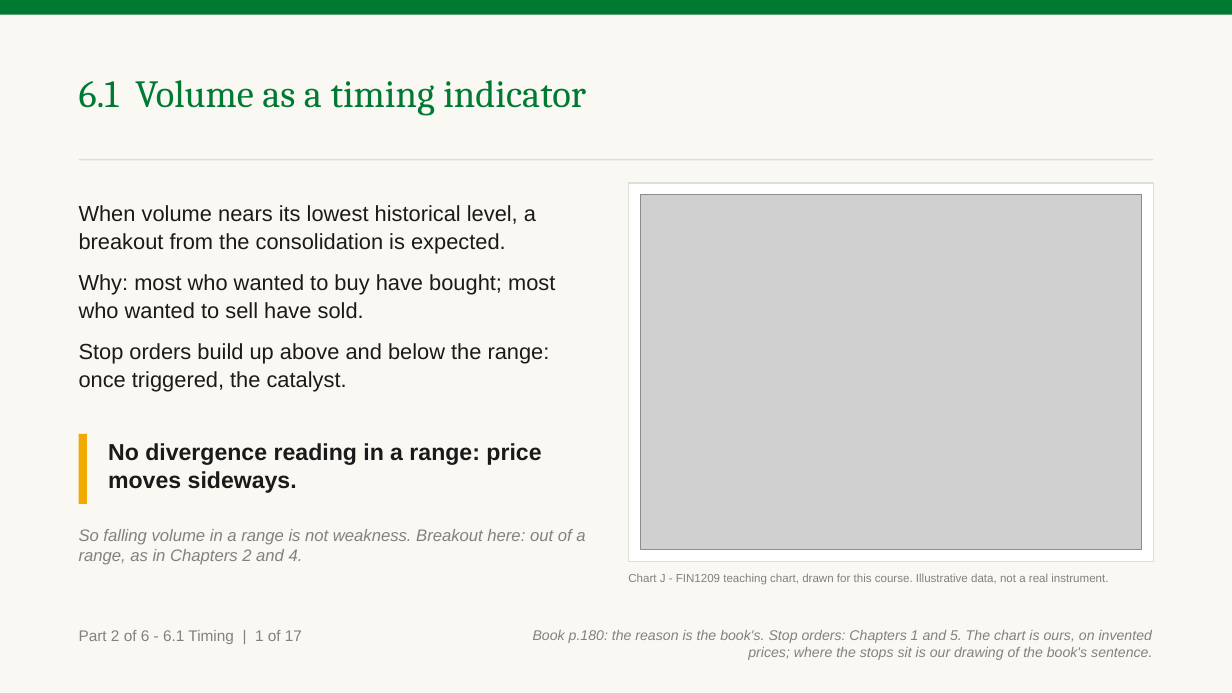
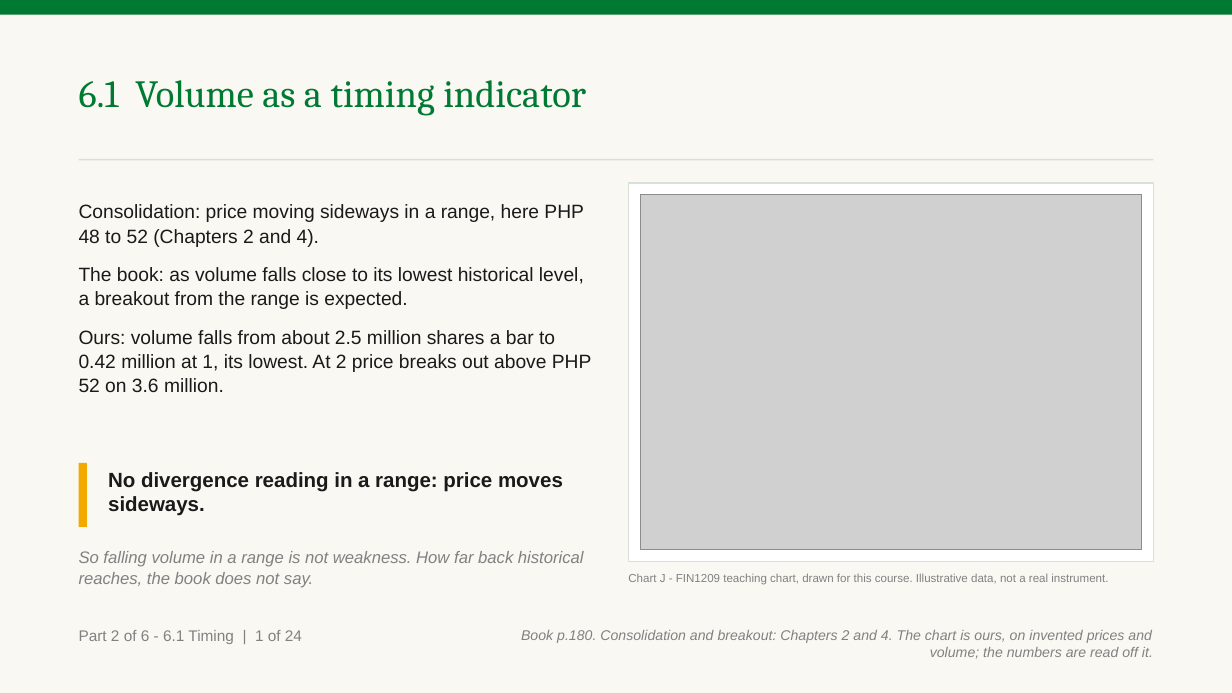
Before and after one commit to benjiesotelo-sudo/Telos_FIN1209, a slide deck: slide 35 of chapter-06/FIN1209-Chapter-06.pptx. Drawn at 1232x693 pixels with LibreOffice and Linux fonts; fonts in the diff are those of the drawing; grey boxes stand for pictures. Boxes give left, top, right and bottom in pixels: in the first picture for what was removed or moved away, otherwise in the second. Text is boxed around its words. In the diff, an @@ line names an element or a change of style, - is before the commit and + after.

```diff
--- a/chapter-06/FIN1209-Chapter-06.pptx
+++ b/chapter-06/FIN1209-Chapter-06.pptx
@@ text at [79,204,592,392]: text changed; size 17 to 15 pt @@
-When volume nears its lowest historical level, a breakout from the consolidation is expected.
-Why: most who wanted to buy have bought; most who wanted to sell have sold.
-Stop orders build up above and below the range: once triggered, the catalyst.
+Consolidation: price moving sideways in a range, here PHP 48 to 52 (Chapters 2 and 4).
+The book: as volume falls close to its lowest historical level, a breakout from the range is expected.
+Ours: volume falls from about 2.5 million shares a bar to 0.42 million at 1, its lowest. At 2 price breaks out above PHP 52 on 3.6 million.
@@ rectangle: place and size @@
-rectangle at [79,434,87,505]
+rectangle at [79,463,87,527]
@@ text "No divergence reading in a ...": place and size @@
-text "No divergence reading in a ..." at [108,443,541,493]
+text "No divergence reading in a ..." at [108,472,563,516]
@@ text "No divergence reading in a ..." at [108,472,563,516]: size 18 to 16 pt @@
@@ text at [79,551,584,588]: text changed @@
-So falling volume in a range is not weakness. Breakout here: out of a range, as in Chapters 2 and 4.
+So falling volume in a range is not weakness. How far back historical reaches, the book does not say.
@@ text at [79,630,302,644]: text changed @@
-Part 2 of 6 - 6.1 Timing | 1 of 17
+Part 2 of 6 - 6.1 Timing | 1 of 24
@@ text at [521,630,1153,659]: text changed @@
-Book p.180: the reason is the book's. Stop orders: Chapters 1 and 5. The chart is ours, on invented prices; where the stops sit is our drawing of the book's sentence.
+Book p.180. Consolidation and breakout: Chapters 2 and 4. The chart is ours, on invented prices and volume; the numbers are read off it.
```
Also in this commit, not shown: 16 other slides changed, 7 slides added, 3 other files.
